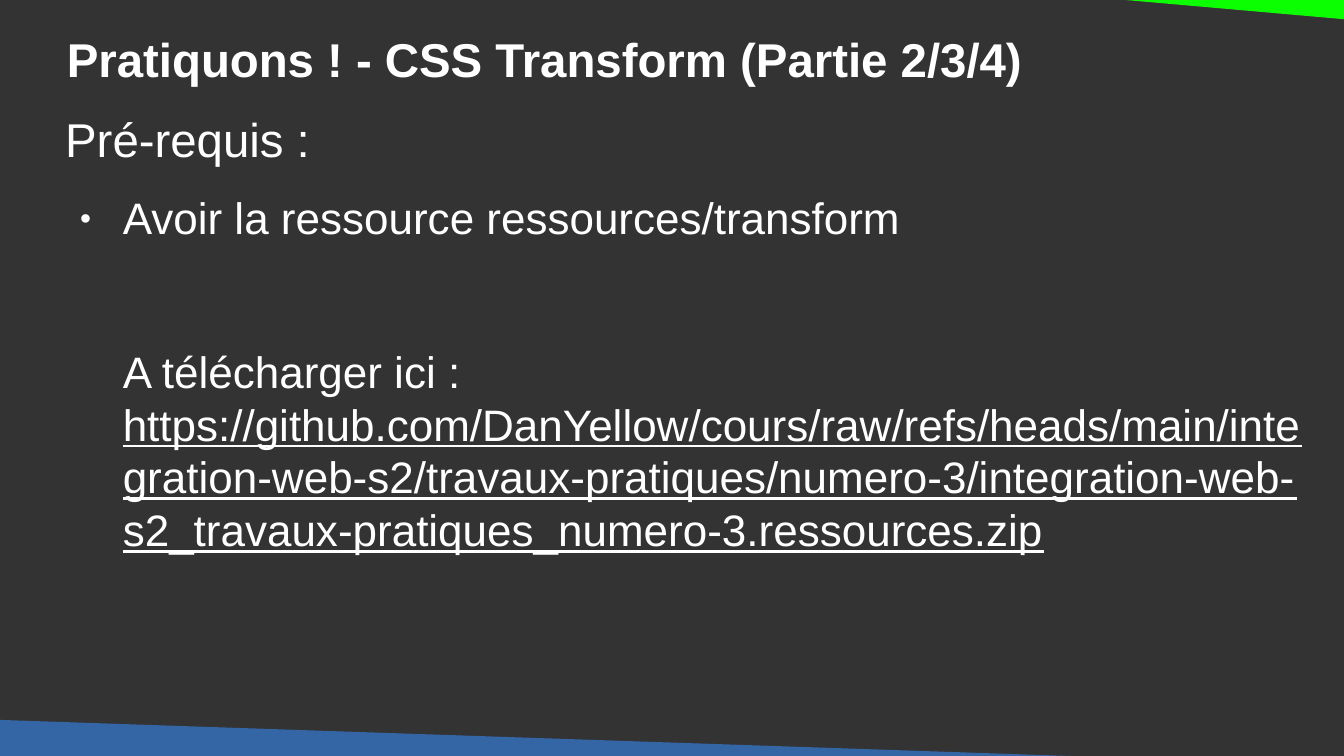
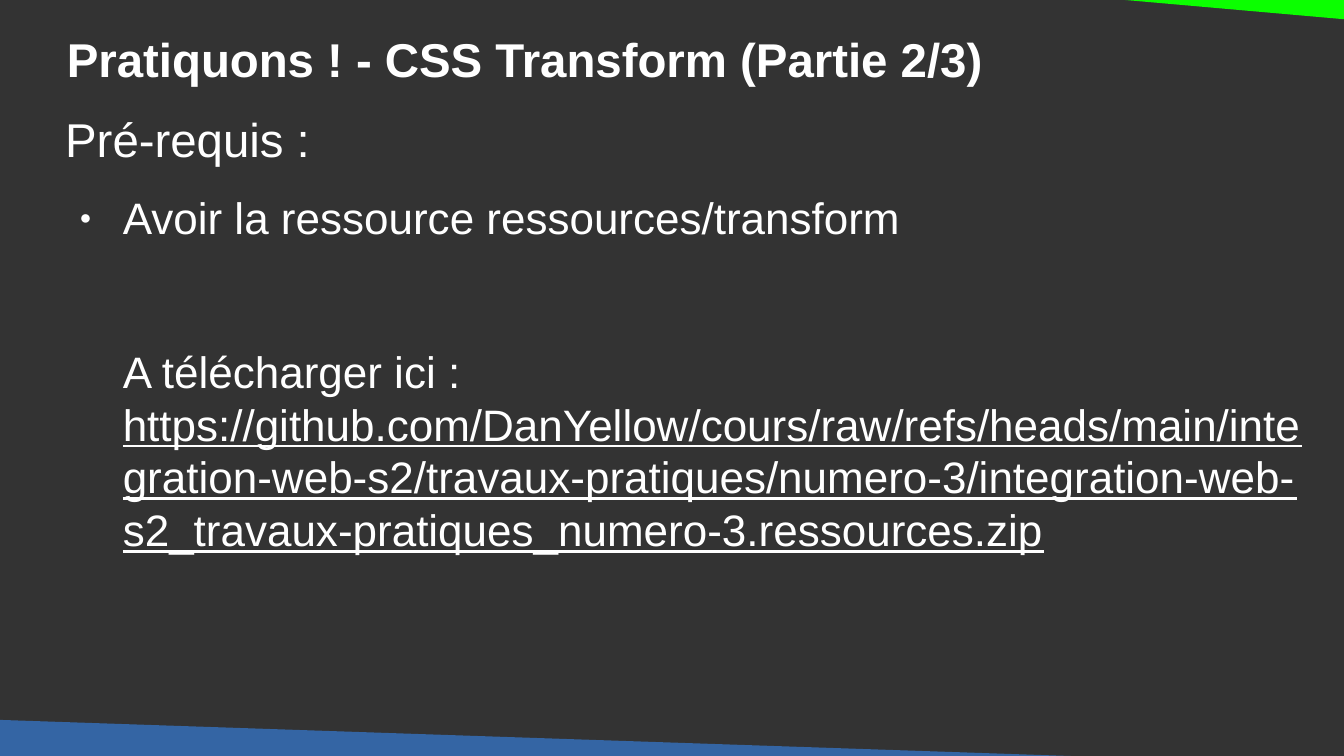
Before and after one commit to DanYellow/cours, a slide deck: slide 23 of integration-web-s2/travaux-pratiques/numero-3/presentation.odp. Drawn at 1344x756 pixels with LibreOffice and Linux fonts; fonts in the diff are those of the drawing. Boxes give left, top, right and bottom in pixels: in the first picture for what was removed or moved away, otherwise in the second. Text is boxed around its words. In the diff, an @@ line names an element or a change of style, - is before the commit and + after.

Commit message:
integration-web-s2@TP#3 - Update slides

```diff
--- a/integration-web-s2/travaux-pratiques/numero-3/presentation.odp
+++ b/integration-web-s2/travaux-pratiques/numero-3/presentation.odp
@@ title at (x1=67, y1=42, x2=983, y2=87): text changed @@
-Pratiquons ! - CSS Transform (Partie 2/3/4)
+Pratiquons ! - CSS Transform (Partie 2/3)
```
Also in this commit, not shown: 1 other file.
